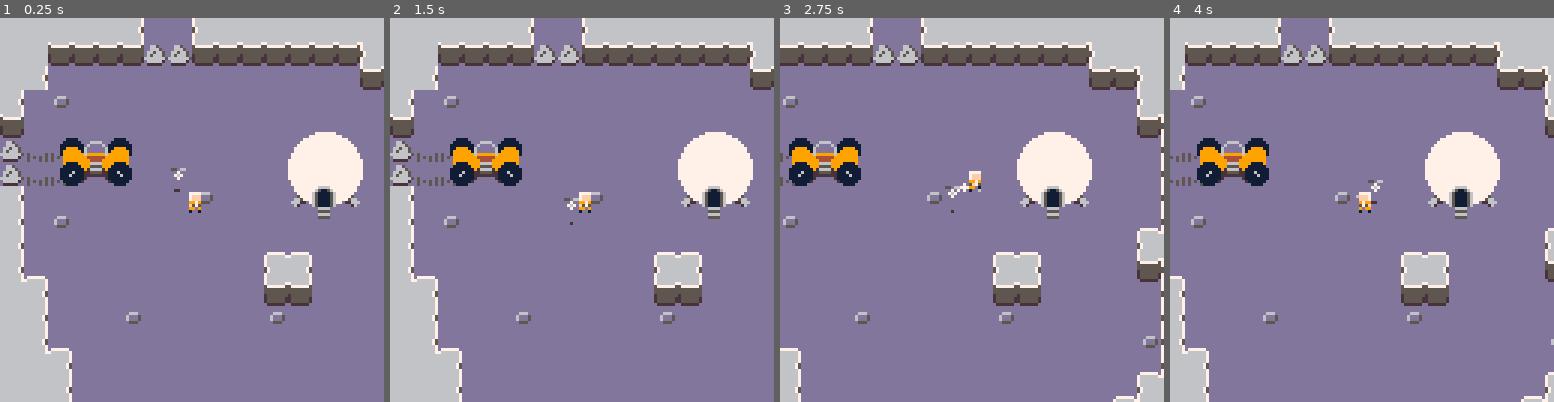
Above: before the commit, frames 1-4 (left to right).
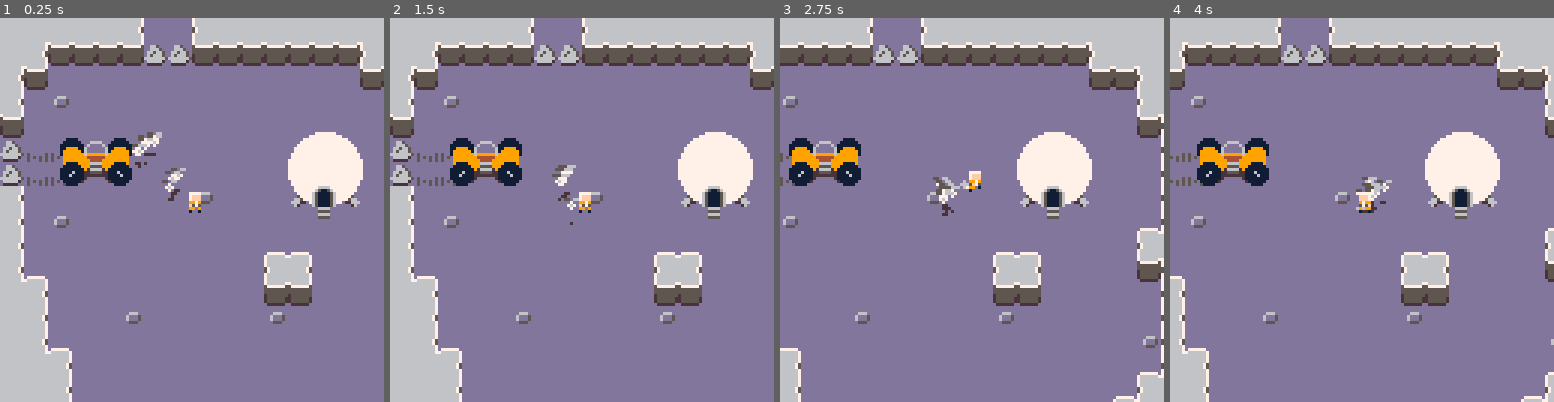
Above: after the commit, the same moments.

Repository: kevinthompson/moonbreak-p8
Game: PICO-8 cartridge moonbreak.p8
Two runs of this game, one before a commit and one after it. Both use one fixed random seed, a clock stepped at 60 frames per second and the inputs below.
Inputs:
- Up to frame 1 (0.25 s): no input
- Up to frame 2 (1.5 s): tap X (X key) at 0.33, 1.07 s; tap O (Z key) at 0.7 s
- Up to frame 3 (2.75 s): hold Right 1.6-2.1 s; tap O (Z key) at 1.7, 2.1, 2.5 s; tap X (X key) at 1.85 s; hold Up 2.15-2.42 s; hold Right from 2.47 s (still down)
- Up to frame 4 (4 s): tap O (Z key) at 2.9, 3.3, 3.7 s; tap X (X key) at 2.97 s; release Right at 3.03 s; hold Left 3.08-3.58 s; hold Down 3.63-3.97 s

The runs differ from the first frame. In frame 1, 0.9% of the frame differs, in the area x 4-47%, y 6-48%; in frame 2, 0.7%; in frame 3, 0.3%; in frame 4, 0.6%.

Commit message:
test: smaller recall radius

Diff:
--- a/moonbreak.p8
+++ b/moonbreak.p8
@@ -85,8 +85,8 @@
 0000000000000000000000000000000000000000000000000000000000000000000000000000000000000000000000000000000000000000000000000000000000000000000000000000000000000000000000000000000000000000000000000000000000000000000000000000000000000000000000000000000000000000
 __map__
 4242424242510000504242424242424242424242424242424242000000000000000000000000000000000000000000000000000000000000000000000000000000000000000000000000000000000000000000000000000000000000000000000000000000000000000000000000000000000000000000000000000000000000
-4242414141414343414141414141415042424242424242424242000000000000000000000000000000000000000000000000000000000000000000000000000000000000000000000000000000000000000000000000000000000000000000000000000000000000000000000000000000000000000000000000000000000000
-4251000000000000000000000000004141504242424242424242000000000000000000000000000000000000000000000000000000000000000000000000000000000000000000000000000000000000000000000000000000000000000000000000000000000000000000000000000000000000000000000000000000000000
+4251414141414343414141414141415042424242424242424242000000000000000000000000000000000000000000000000000000000000000000000000000000000000000000000000000000000000000000000000000000000000000000000000000000000000000000000000000000000000000000000000000000000000
+5141000000000000000000000000004141504242424242424242000000000000000000000000000000000000000000000000000000000000000000000000000000000000000000000000000000000000000000000000000000000000000000000000000000000000000000000000000000000000000000000000000000000000
 5100400000000000000000000000000000504242424242424242000000000000000000000000000000000000000000000000000000000000000000000000000000000000000000000000000000000000000000000000000000000000000000000000000000000000000000000000000000000000000000000000000000000000
 4100010000000000000000000000000000415042424242424242000000000000000000000000000000000000000000000000000000000000000000000000000000000000000000000000000000000000000000000000000000000000000000000000000000000000000000000000000000000000000000000000000000000000
 4307070000000000000000000000000000005042424242424242000000000000000000000000000000000000000000000000000000000000000000000000000000000000000000000000000000000000000000000000000000000000000000000000000000000000000000000000000000000000000000000000000000000000
--- a/scripts/entities/person.lua
+++ b/scripts/entities/person.lua
@@ -57,7 +57,7 @@
 
   handle_recall = function(_ENV)
     if btn(5) then
-      recall_radius = lerp(recall_radius, 24, .1)
+      recall_radius = lerp(recall_radius, 16, .1)
     else
       recall_radius = lerp(recall_radius, 0, .25)
     end
--- a/scripts/scenes/game.lua
+++ b/scripts/scenes/game.lua
@@ -16,12 +16,14 @@
       end
     end
 
-    add(player.bots,bot:new({
-      speed = 2,
-      target = player,
-      x = player.x - 32 + rnd(16),
-      y = player.y - 32 + rnd(16)
-    }))
+    for i=1,10 do
+      add(player.bots,bot:new({
+        speed = 2,
+        target = player,
+        x = player.x - 32 + rnd(16),
+        y = player.y - 32 + rnd(16)
+      }))
+    end
 
     rover:new({ x = 32, y = 55 })
     pod:new({ x = 108, y = 63, door = true })
Not shown, changed: sprites.png
